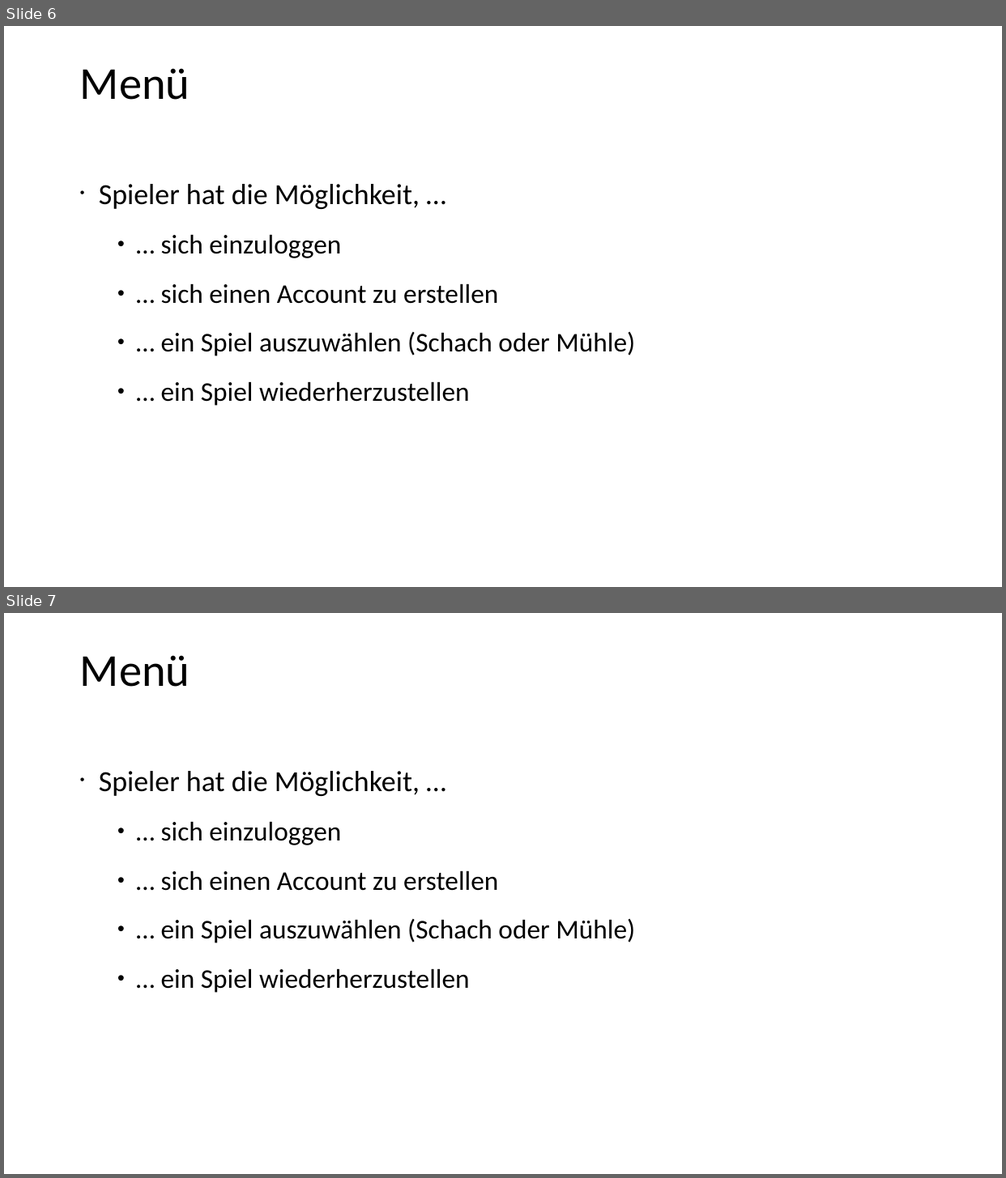
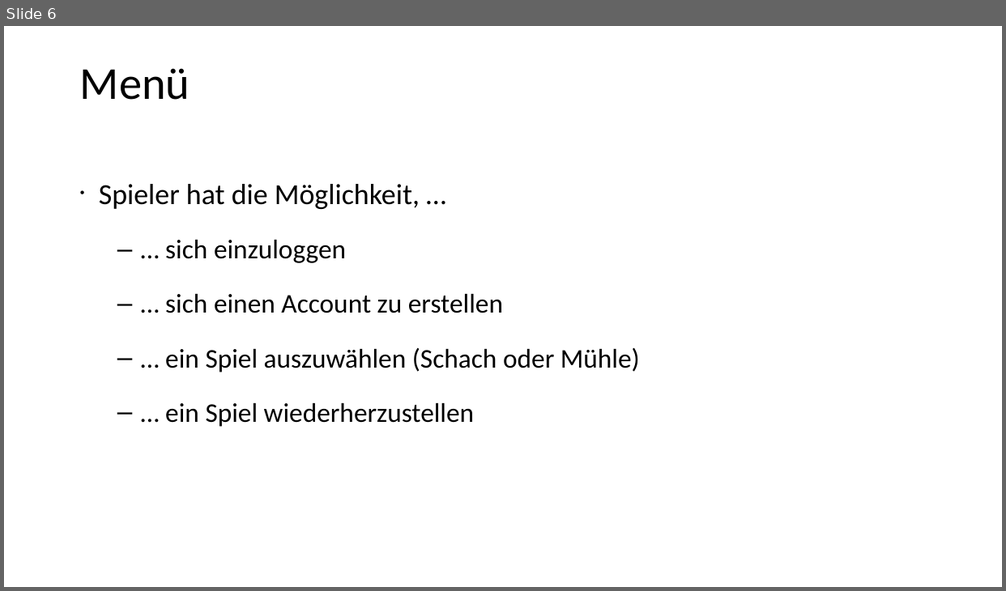
Before and after one commit to spionbruecke/Gava, a slide deck: Präsentation/Präsentation.ppt. Shown one above the other, each under a label of ours: slides 6 and 7 before the commit, slide 6 after it. The pictures are 1006x1178 and 1006x591 pixels, drawn with LibreOffice and Linux fonts; fonts in the diff are those of the drawing. Boxes give left, top, right and bottom in pixels: in the first picture for what was removed or moved away, otherwise in the second. Text is boxed around its words. In the diff, an @@ line names an element or a change of style, - is before the commit and + after.

```diff
--- a/Präsentation/Präsentation.ppt
+++ b/Präsentation/Präsentation.ppt
@@ slide 7 removed at <box>4,613,1002,1174</box>, background #FFFFFF @@
@@ title removed at <box>80,655,190,687</box> @@
-Menü
@@ text removed at <box>99,771,635,993</box> @@
-• Spieler hat die Möglichkeit, …
-  • … sich einzuloggen
-  • … sich einen Account zu erstellen
-  • … ein Spiel auszuwählen (Schach oder Mühle)
-  • … ein Spiel wiederherzustellen
@@ slide 6 changed as well @@
@@ text "Spieler hat die Möglichkeit, …" at <box>99,184,640,427</box>: bullet • to –; more space between paragraphs @@
```
Also in this commit, not shown: 7 other slides changed, 1 slide added.
